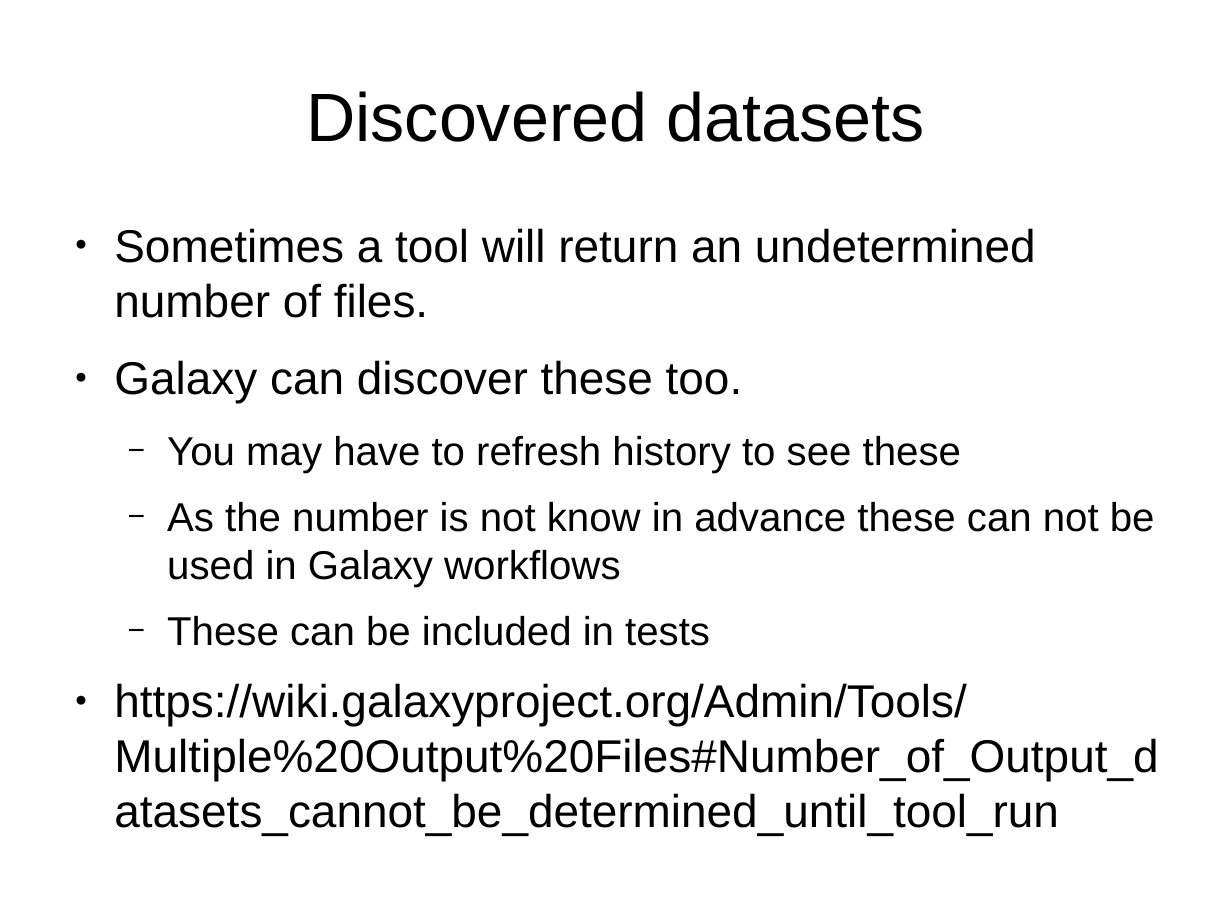
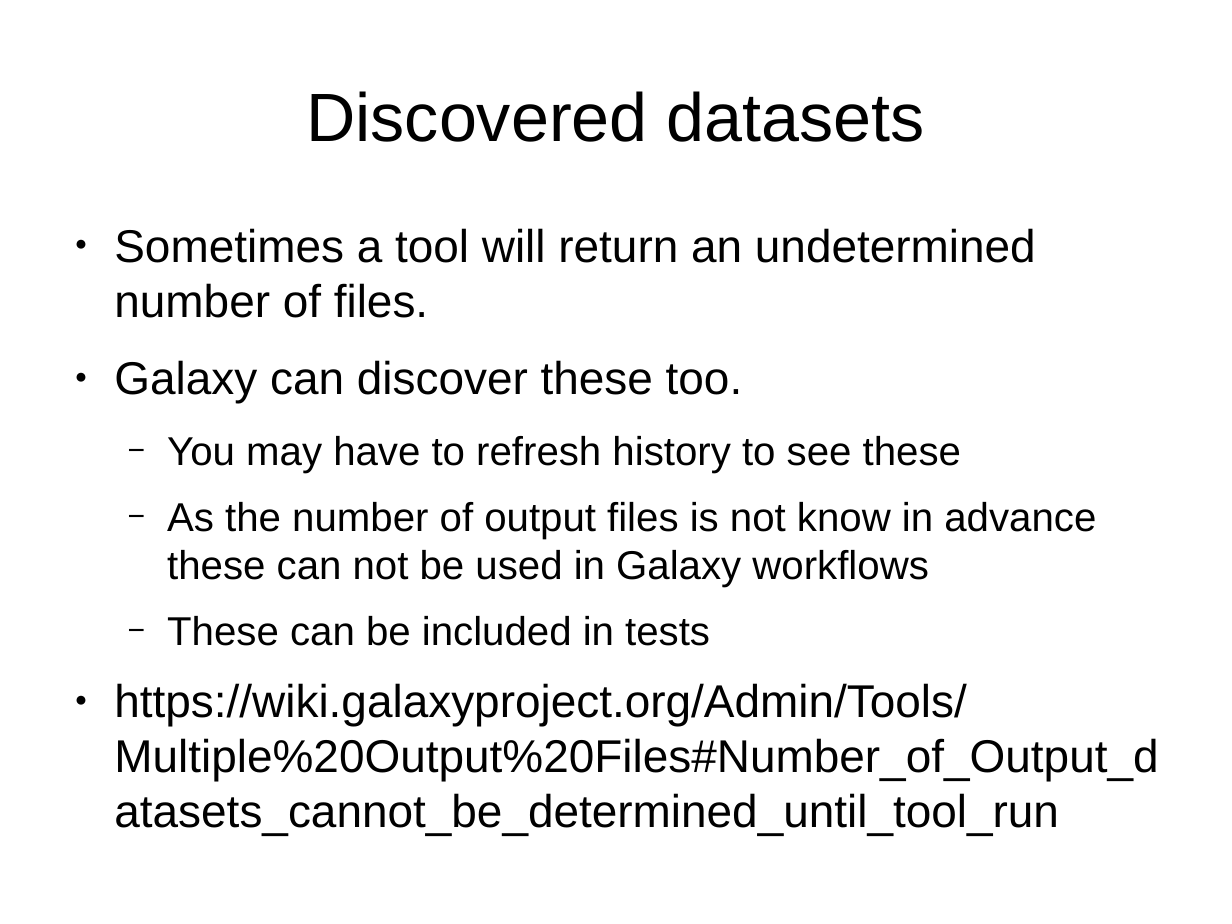
Before and after one commit to Christian-B/galaxy_tutorial, a slide deck: slide 53 of tool_xml.odp. Drawn at 1232x924 pixels with LibreOffice and Linux fonts; fonts in the diff are those of the drawing. Boxes give left, top, right and bottom in pixels: in the first picture for what was removed or moved away, otherwise in the second. Text is boxed around its words. In the diff, an @@ line names an element or a change of style, - is before the commit and + after.

```diff
--- a/tool_xml.odp
+++ b/tool_xml.odp
@@ text at [167,502,1096,588]: text changed @@
-  − As the number is not know in advance these can not be used in Galaxy workflows
+  − As the number of output files is not know in advance these can not be used in Galaxy workflows
```
Also in this commit, not shown: 7 other slides changed.
